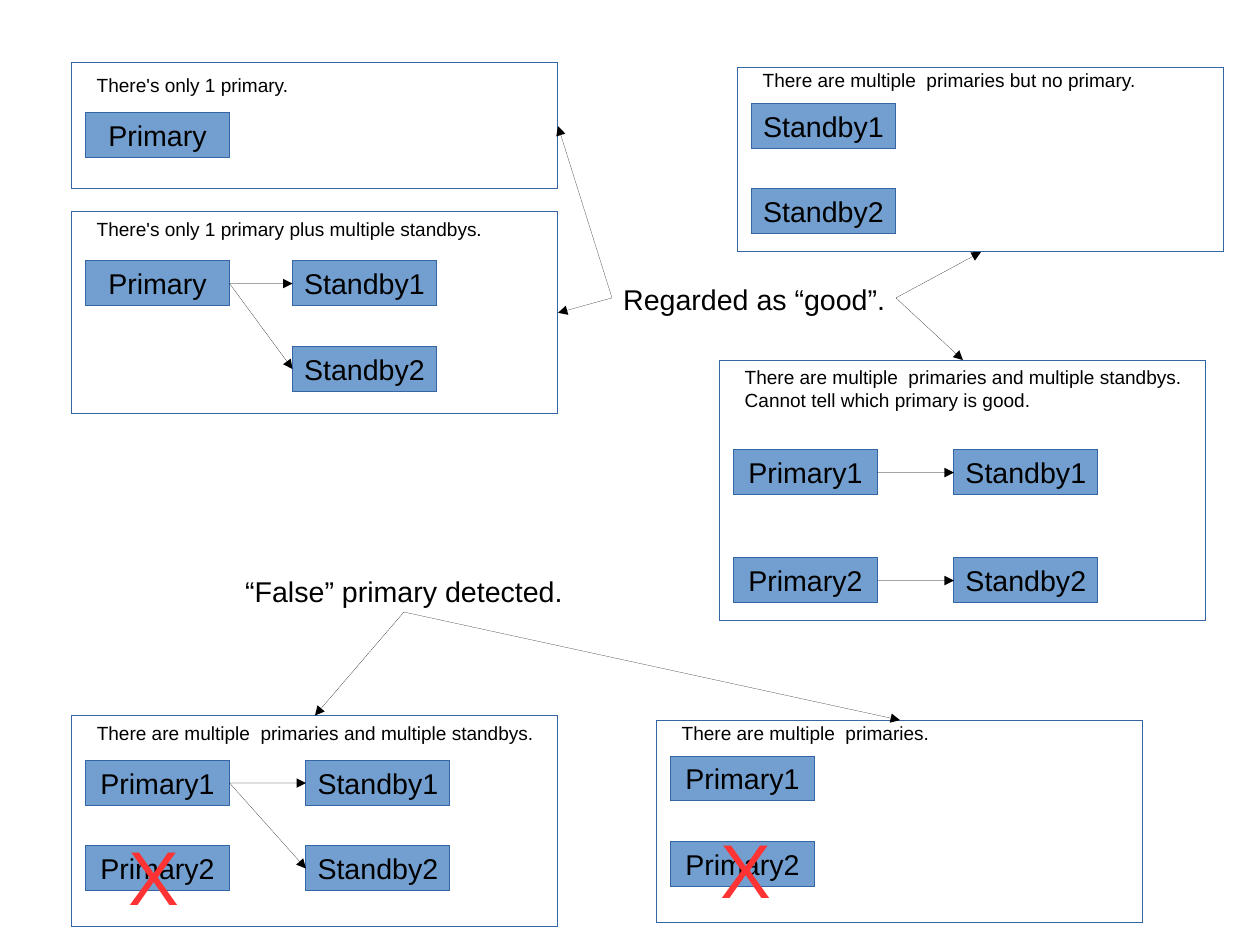
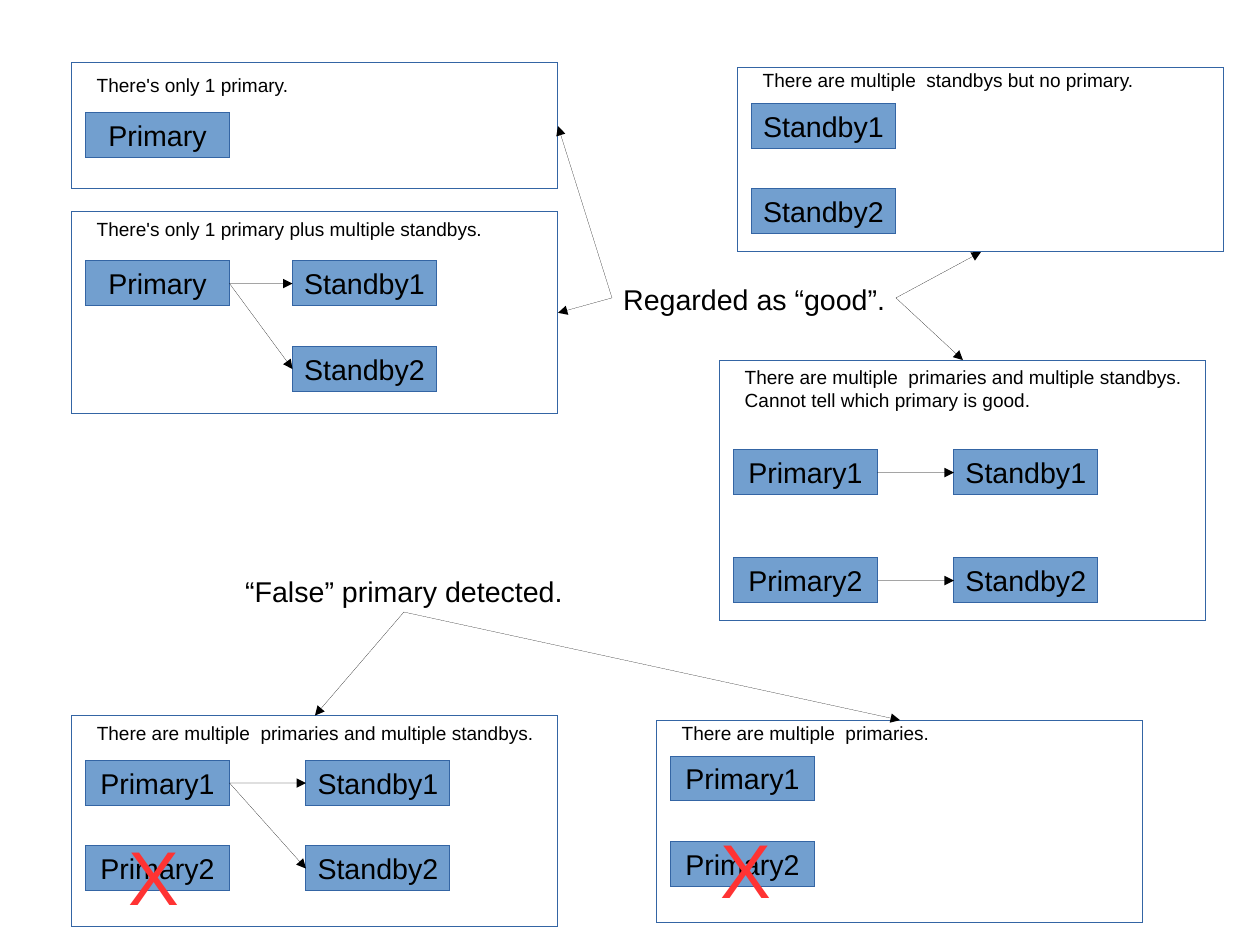
Before and after one commit to pgpool/pgpool2, a slide deck: slide 1 of doc.ja/src/figures/detach_false_primary.odp. Drawn at 1260x945 pixels with LibreOffice and Linux fonts; fonts in the diff are those of the drawing. Boxes give left, top, right and bottom in pixels: in the first picture for what was removed or moved away, otherwise in the second. Text is boxed around its words. In the diff, an @@ line names an element or a change of style, - is before the commit and + after.

```diff
--- a/doc.ja/src/figures/detach_false_primary.odp
+++ b/doc.ja/src/figures/detach_false_primary.odp
@@ text at <box>763,73,1133,91</box>: text changed @@
-There are multiple primaries but no primary.
+There are multiple standbys but no primary.
```
Also in this commit, not shown: 3 other files.
